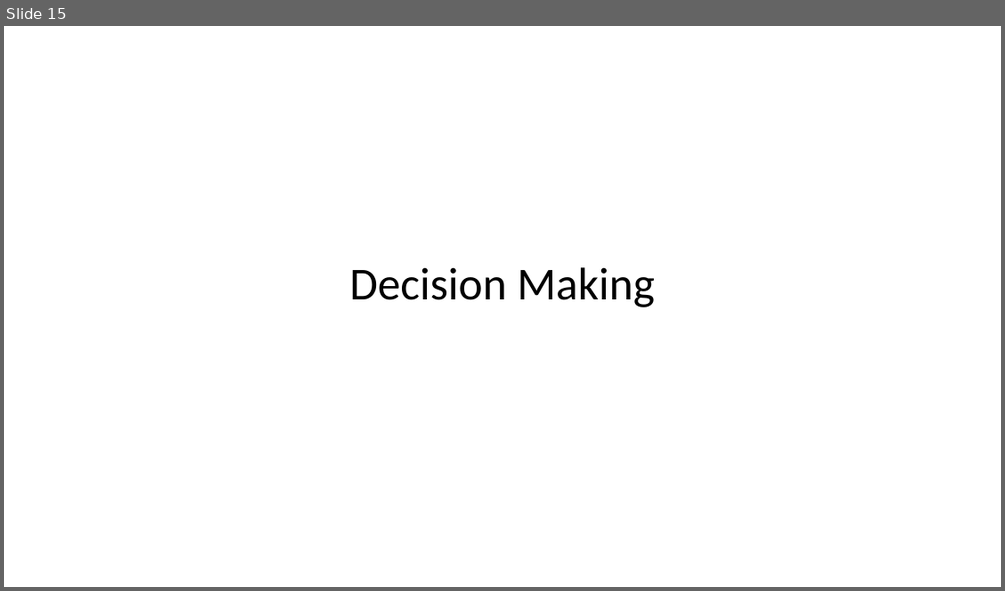
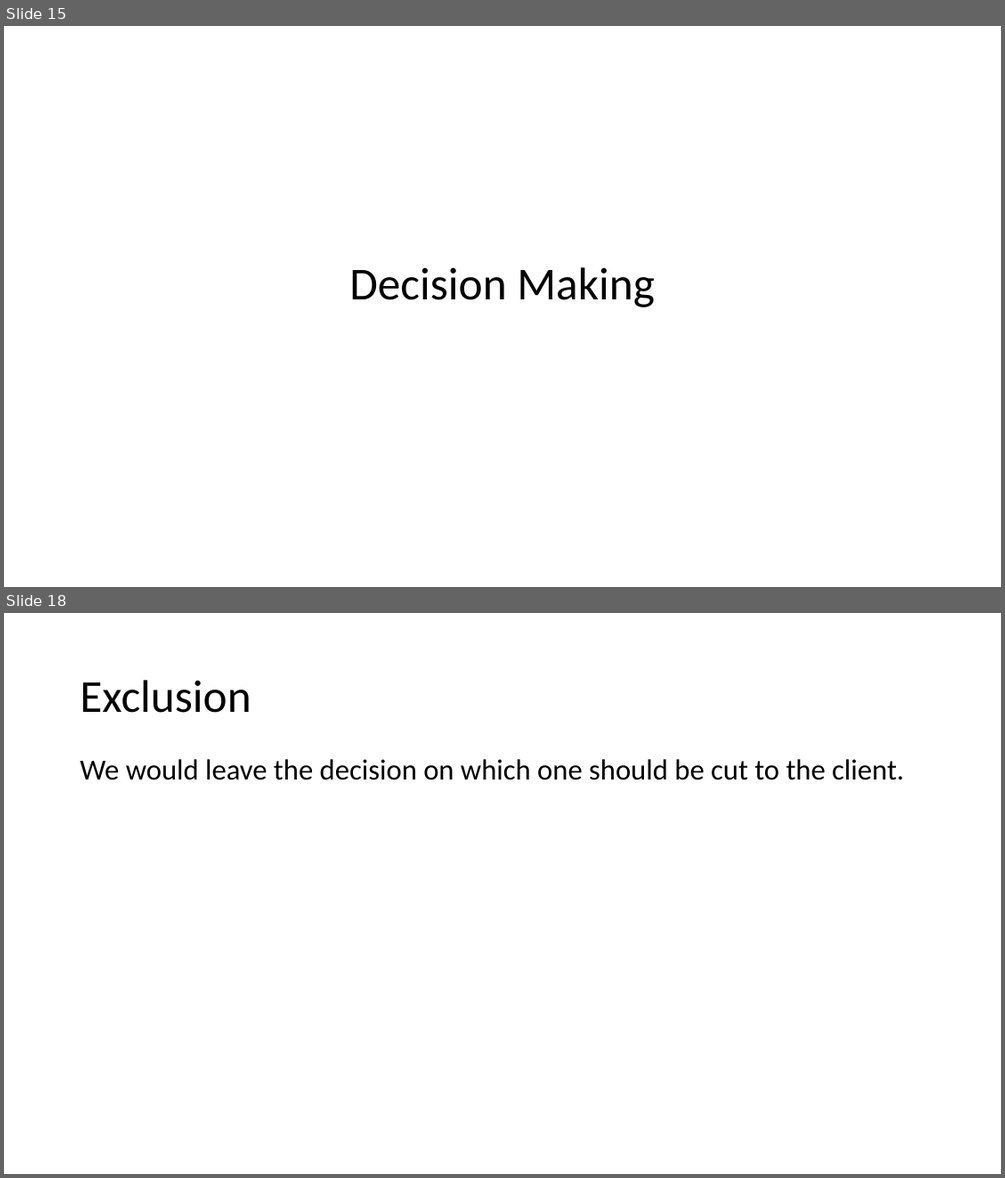
Before and after one commit to jafar-shodiq/complete-proj, a slide deck: 2021/07/apply/ilmuone-data/ppt.pptx. Shown one above the other, each under a label of ours: slide 15 before the commit, slides 15 and 18 after it; the slides between them are not shown. The pictures are 1005x591 and 1005x1178 pixels, drawn with LibreOffice and Linux fonts; fonts in the diff are those of the drawing. Boxes give left, top, right and bottom in pixels: in the first picture for what was removed or moved away, otherwise in the second. Text is boxed around its words. In the diff, an @@ line names an element or a change of style, - is before the commit and + after.

```diff
--- a/2021/07/apply/ilmuone-data/ppt.pptx
+++ b/2021/07/apply/ilmuone-data/ppt.pptx
@@ slide 18 added at <box>4,613,1001,1174</box>, background #FFFFFF @@
@@ title added at <box>80,680,251,713</box>, 44 pt, text #000000 @@
+Exclusion
@@ text added at <box>80,759,904,780</box>, 28 pt, text #000000 @@
+We would leave the decision on which one should be cut to the client.
```
Also in this commit, not shown: 5 slides changed, 4 other slides added, 1 slide removed, 9 other files.
